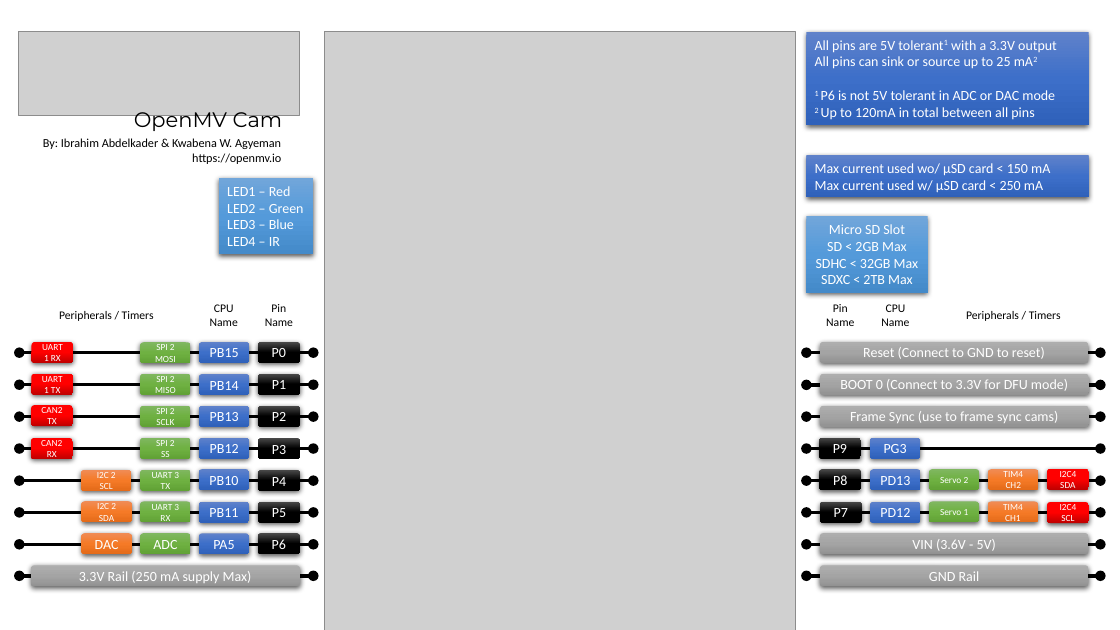
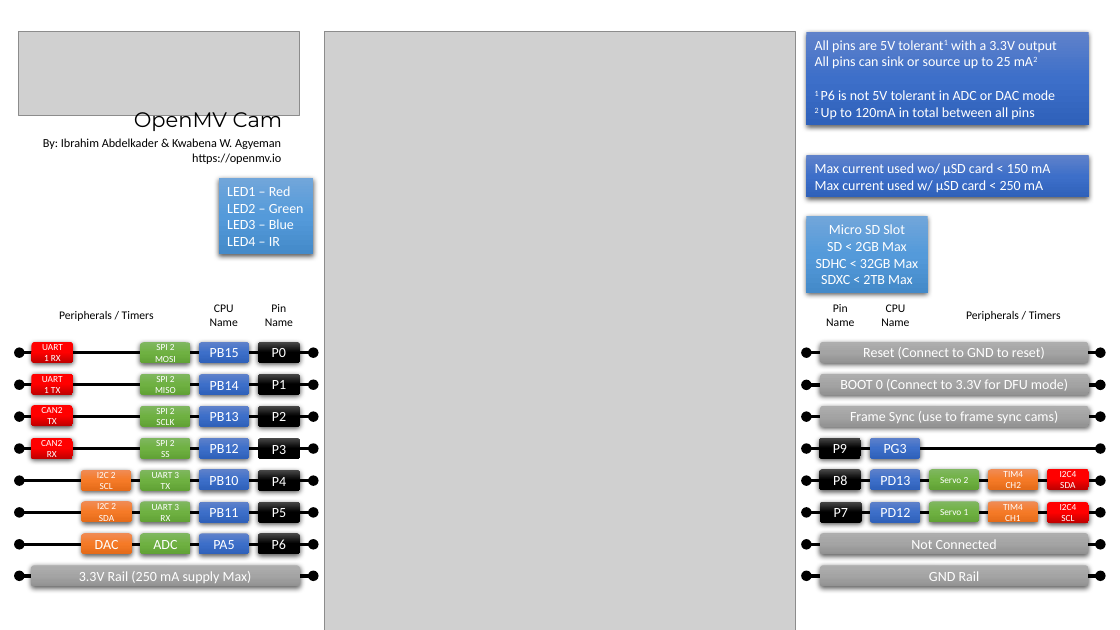
Before and after one commit to openmv/openmv-media, a slide deck: slide 1 of boards/openmv-cam/purethermal/purethermal-pinout.pptx. Drawn at 1120x630 pixels with LibreOffice and Linux fonts; fonts in the diff are those of the drawing; grey boxes stand for pictures. Boxes give left, top, right and bottom in pixels: in the first picture for what was removed or moved away, otherwise in the second. Text is boxed around its words. In the diff, an @@ line names an element or a change of style, - is before the commit and + after.

```diff
--- a/boards/openmv-cam/purethermal/purethermal-pinout.pptx
+++ b/boards/openmv-cam/purethermal/purethermal-pinout.pptx
@@ text in rounded rectangle at (911, 540, 997, 549): text changed @@
-VIN (3.6V - 5V)
+Not Connected
```
Also in this commit, not shown: 1 other file.
